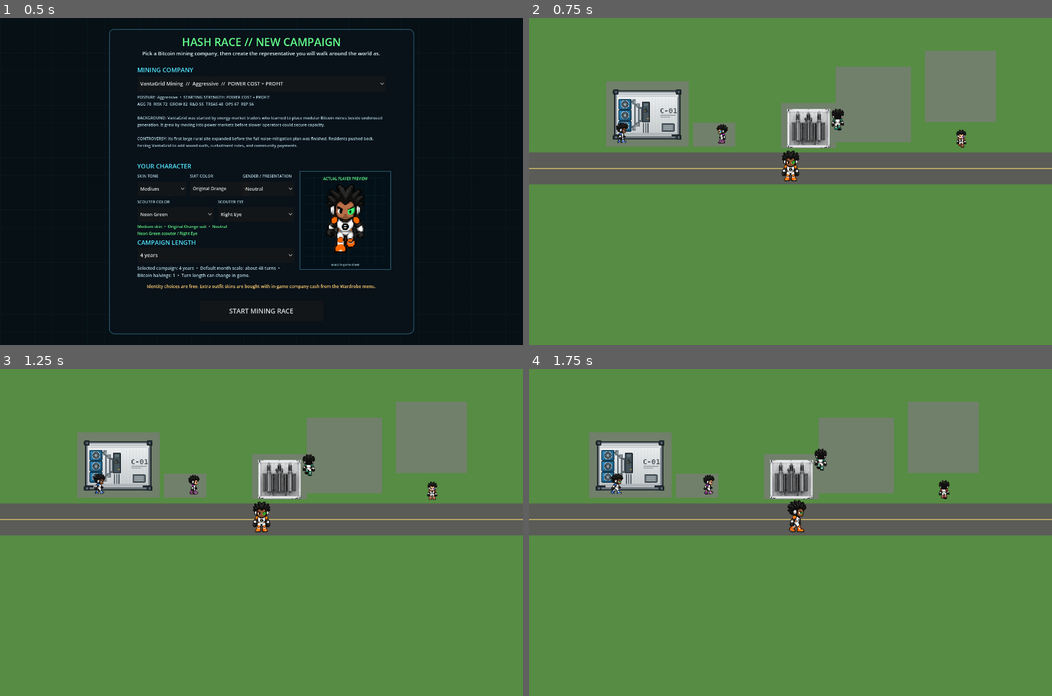
Above: before the commit, frames 1-4 (two rows, left to right).
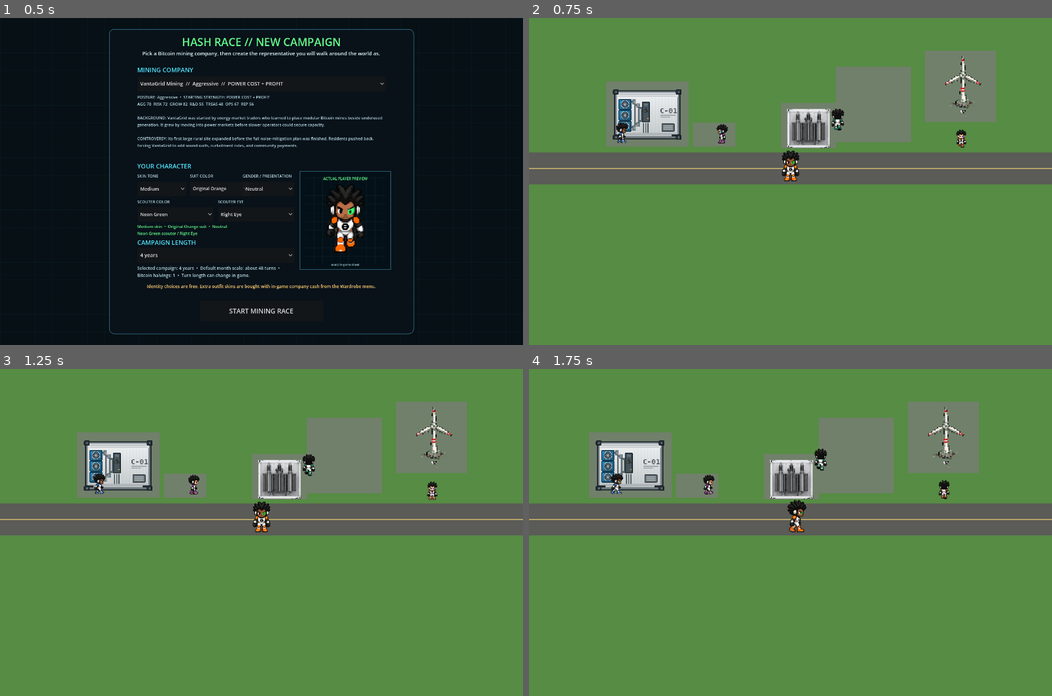
Above: after the commit, the same moments.

Repository: 1freetech/HashRace
Game: Godot game, scene res://scenes/campaign_setup.tscn
The game is run twice, just before and just after one commit, with the same random seed, the same clock (stepped at 60 frames per second) and the same inputs.
Inputs (mouse positions are in pixels of both pictures, inside the frame that each line leads up to):
- Up to frame 1 (0.5 s): no input
- Up to frame 2 (0.75 s): click "START MINING RACE" at 0.5 s
- Up to frame 3 (1.25 s): no input
- Up to frame 4 (1.75 s): tap Enter (ui_accept) at 1.25, 1.52 s; move the mouse to (905, 516) at 1.27 s; hold D (move_right) from 1.28 s (still down); tap E at 1.35 s; click (905, 516) at 1.42 s

Frame 1 is identical in both runs. In frame 2, 0.2% of the frame differs, in the area x 79-87%, y 11-31%; in frame 3, 0.2%; in frame 4, 0.2%, in the area x 76-84%, y 11-31%.
Error before the commit: Invalid access to property or key 'asic' on a base object of type 'Dictionary'. (res://scripts/world.gd:289)

Commit message:
Fix typed infrastructure key lookups in Godot runtime

Diff:
--- a/Godot/scripts/world.gd
+++ b/Godot/scripts/world.gd
@@ -260,7 +260,7 @@
         # entry must skip that optional visual instead of aborting the playable world.
         # Dictionary.get() also avoids Variant dot/index resolution regressions seen
         # on the exact-head Godot 4.7.2 CI runtime.
-        var bounds_value: Variant = CAMPUS.get(str(asset_id), null)
+        var bounds_value: Variant = CAMPUS.get(asset_id, null)
         if not bounds_value is Rect2:
             push_warning("Skipping infrastructure '%s': CAMPUS bounds missing or invalid." % str(asset_id))
             continue
@@ -286,7 +286,7 @@
     # per-view size visible in the preceding runtime proof instead of scaling a
     # single crop to the old 160x160 whole-sheet bounds.
     if ASIC_ART != null and Vector2i(ASIC_ART.get_size()) == Vector2i(128, 128):
-        var asic_bounds: Rect2 = CAMPUS.asic
+        var asic_bounds: Rect2 = CAMPUS.get("asic", Rect2())
         var asic_region := AtlasTexture.new()
         asic_region.atlas = ASIC_ART
         asic_region.region = Rect2(0, 0, 64, 64)
@@ -307,7 +307,7 @@
 
     if WIND_ART != null:
         var wind_source_size := Vector2(WIND_ART.get_width() / 2.0, WIND_ART.get_height() / 2.0)
-        var wind_bounds: Rect2 = CAMPUS.wind
+        var wind_bounds: Rect2 = CAMPUS.get("wind", Rect2())
         var wind_scale := minf(wind_bounds.size.x / wind_source_size.x, wind_bounds.size.y / wind_source_size.y)
         var wind_region := AtlasTexture.new()
         wind_region.atlas = WIND_ART
